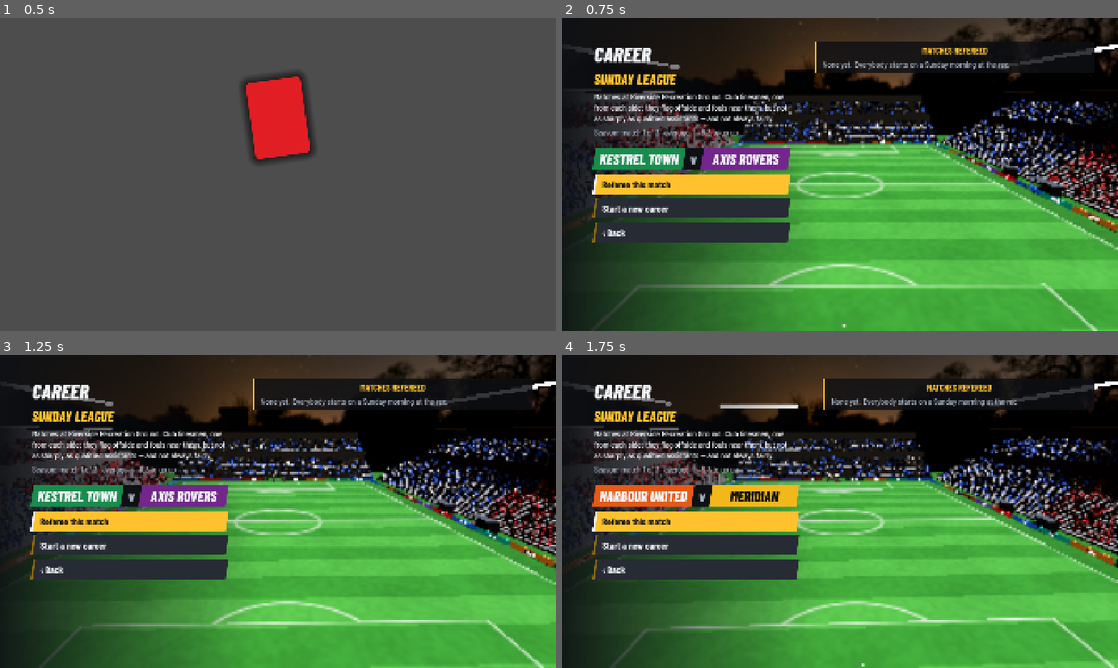
Above: before the commit, frames 1-4 (two rows, left to right).
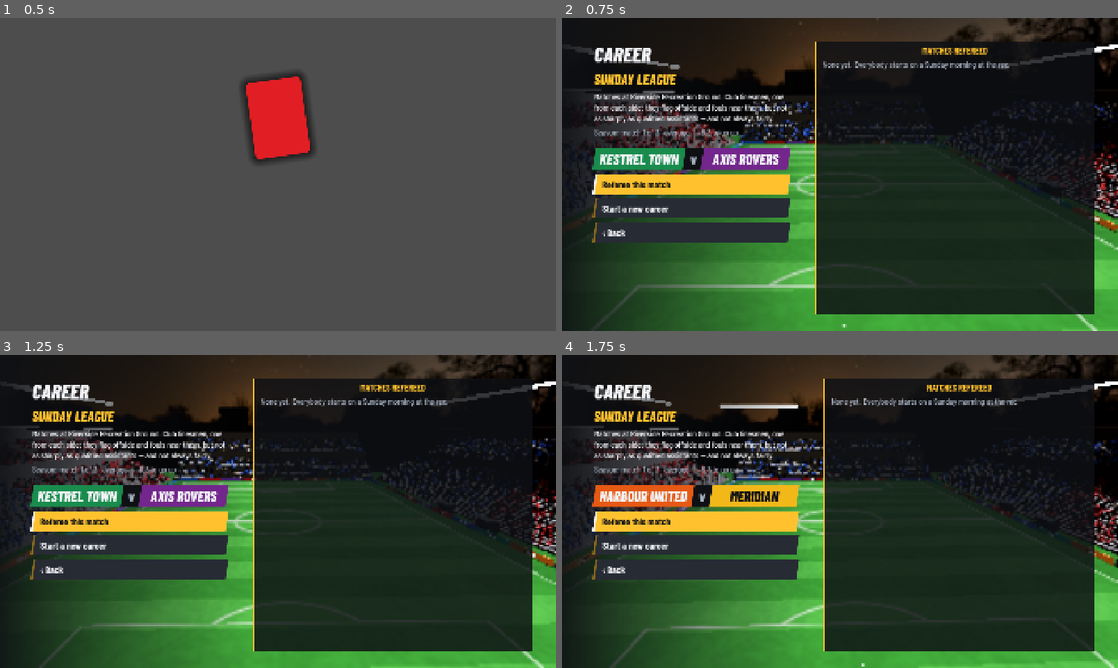
Above: after the commit, the same moments.

Repository: juslangit/red-card
Game: Godot game, scene res://scenes/boot.tscn
The game is run twice, just before and just after one commit, with the same random seed, the same clock (stepped at 60 frames per second) and the same inputs.
Inputs (mouse positions are in pixels of both pictures, inside the frame that each line leads up to):
- Up to frame 1 (0.5 s): no input
- Up to frame 2 (0.75 s): tap Enter at 0.5 s; move the mouse to (962, 158) at 0.52 s; hold D (rc_right) from 0.53 s (still down); hold Space (rc_advantage) from 0.53 s (still down); click (962, 158) at 0.67 s
- Up to frame 3 (1.25 s): keep holding D (rc_right); keep holding Space (rc_advantage); right-click (400, 495) at 0.8 s
- Up to frame 4 (1.75 s): release D (rc_right) at 1.25 s; release Space (rc_advantage) at 1.25 s; click "Start a new career" at 1.25 s

Frame 1 is identical in both runs. In frame 2, 28% of the frame differs, in the area x 45-96%, y 17-95%; in frame 3, 28%; in frame 4, 27%.

Commit message:
Put every verb on a key
Luqman played it and asked for the game to be keyboard friendly rather than
mouse-only. It was worse than it sounded: the whistle was the left mouse button
and the point the right, with no key at all, and looking about — which the
point depends on, since you give the restart you are looking at — could only be
done with a mouse or a pad. Without a mouse you could walk around and show
cards, and nothing else.

The whistle is F and the point is E, both beside the hand already on WASD, and
the arrow keys turn your head at the rate the right stick does. Nothing is
taken away: both still work on the mouse, and both spellings show wherever the
controls are listed — "LMB/F" on the HUD, "F or left click" on the pause and
settings screens — so neither kind of player has to guess at the other's.

Three things came with it. The settings page lists every verb down the right
column and the last of them had fallen off the bottom of the screen, so that
column scrolls now. Escape backs out of a menu page instead of needing the
mouse to find Back. And dev/checks/_controls.tscn holds it: every verb has a
key, no two verbs share one, and the two that were mouse-only still have their
mouse buttons.

Co-Authored-By: Claude Opus 5 <noreply@anthropic.com>

Diff:
--- /dev/null
+++ b/dev/checks/_controls.gd
@@ -0,0 +1,49 @@
+extends Node
+
+## Can the whole game be played from the keyboard?
+##
+##     Godot --headless --path . res://dev/checks/_controls.tscn
+##
+## Luqman played it on 2026-09-20 and asked for the game to be keyboard friendly rather
+## than mouse-only. It was worse than it sounded: the whistle and the point were on the
+## mouse buttons alone, and looking around — which the point depends on, since you give
+## the restart you are looking at — could only be done with a mouse or a pad. A referee
+## with no mouse could walk about and show cards and nothing else.
+##
+## So: every verb has a key, no two verbs share one, and the things a rebind must never
+## break — the pause key, and the fact that the mouse still works — hold.
+
+func _ready() -> void:
+	var settings := Settings.new()
+	Controls.ensure(settings)
+	var bad := 0
+	var claimed := {}
+	for action: StringName in Controls.ORDER:
+		var key := ""
+		var click := ""
+		for event in InputMap.action_get_events(action):
+			if event is InputEventKey:
+				var code: int = (event as InputEventKey).physical_keycode
+				if code != 0:
+					key = OS.get_keycode_string(code)
+			elif event is InputEventMouseButton:
+				click = "mouse"
+		if key == "":
+			bad += 1
+			print("BAD  %s has no key at all" % action)
+			continue
+		if claimed.has(key):
+			bad += 1
+			print("BAD  %s and %s are both on %s" % [action, claimed[key], key])
+		claimed[key] = action
+		print("     %-16s %-8s %s" % [action, key, click])
+	# The two that were mouse-only, and the ones that were nothing but a mouse.
+	for action: StringName in [&"rc_whistle", &"rc_point"]:
+		var has_click := false
+		for event in InputMap.action_get_events(action):
+			has_click = has_click or event is InputEventMouseButton
+		if not has_click:
+			bad += 1
+			print("BAD  %s lost its mouse button — the keyboard is an addition, not a swap" % action)
+	print("%d control problem(s)" % bad)
+	get_tree().quit(1 if bad > 0 else 0)
--- /dev/null
+++ b/dev/checks/_controls.tscn
@@ -0,0 +1,6 @@
+[gd_scene load_steps=2 format=3]
+
+[ext_resource type="Script" path="res://dev/checks/_controls.gd" id="1"]
+
+[node name="Check" type="Node"]
+script = ExtResource("1")
--- a/scripts/controls.gd
+++ b/scripts/controls.gd
@@ -8,9 +8,17 @@
 ## rebound from the settings screen without two verbs ending up on one key.
 ##
 ## The referee's body is the controller here. Moving is WASD and the left stick; looking
-## is the mouse and the right stick. The two most important verbs sit under the fingers
-## that are already on the mouse: the whistle is the left button and pointing is the
-## right, because a referee's whole vocabulary is a whistle and an arm.
+## is the mouse, the right stick or the arrow keys. The two most important verbs sit under
+## the fingers that are already on the mouse: the whistle is the left button and pointing
+## is the right, because a referee's whole vocabulary is a whistle and an arm.
+##
+## Every one of them is also on a key. Luqman played it on 2026-09-20 and asked for the
+## game to be keyboard friendly rather than mouse-only, and he was right: the whistle and
+## the point were on the mouse buttons alone, and looking around — which pointing depends
+## on, since you give the restart you are looking at — could only be done with a mouse.
+## Whistle is F and point is E, both beside the hand already on WASD, and the arrow keys
+## turn your head. dev/checks/_controls.tscn holds it to that: every verb reachable from
+## the keyboard, and no two verbs on one key.
 
 const UNBOUND := 0
 
@@ -21,8 +29,8 @@
 	&"rc_left": {"keys": [KEY_A], "axes": [[JOY_AXIS_LEFT_X, -1.0]], "label": "Move left"},
 	&"rc_right": {"keys": [KEY_D], "axes": [[JOY_AXIS_LEFT_X, 1.0]], "label": "Move right"},
 	&"rc_sprint": {"keys": [KEY_SHIFT], "buttons": [JOY_BUTTON_LEFT_STICK], "axes": [[JOY_AXIS_TRIGGER_LEFT, 1.0]], "label": "Sprint"},
-	&"rc_whistle": {"mouse": [MOUSE_BUTTON_LEFT], "buttons": [JOY_BUTTON_A], "label": "Whistle (hold: long whistle)"},
-	&"rc_point": {"mouse": [MOUSE_BUTTON_RIGHT], "buttons": [JOY_BUTTON_RIGHT_SHOULDER], "label": "Point — give the restart you are pointing at"},
+	&"rc_whistle": {"keys": [KEY_F], "mouse": [MOUSE_BUTTON_LEFT], "buttons": [JOY_BUTTON_A], "label": "Whistle (hold: long whistle)"},
+	&"rc_point": {"keys": [KEY_E], "mouse": [MOUSE_BUTTON_RIGHT], "buttons": [JOY_BUTTON_RIGHT_SHOULDER], "label": "Point — give the restart you are pointing at"},
 	&"rc_advantage": {"keys": [KEY_SPACE], "buttons": [JOY_BUTTON_X], "label": "Advantage — play on"},
 	&"rc_yellow": {"keys": [KEY_Y], "buttons": [JOY_BUTTON_DPAD_UP], "label": "Yellow card"},
 	&"rc_red": {"keys": [KEY_R], "buttons": [JOY_BUTTON_DPAD_DOWN], "label": "Red card"},
@@ -32,11 +40,18 @@
 	&"rc_sub": {"keys": [KEY_U], "buttons": [JOY_BUTTON_B], "label": "Allow substitution"},
 	&"rc_watch": {"keys": [KEY_TAB], "buttons": [JOY_BUTTON_BACK], "label": "Look at your watch (hold)"},
 	&"rc_notebook": {"keys": [KEY_N], "buttons": [JOY_BUTTON_RIGHT_STICK], "label": "Notebook"},
+	# Turning your head without a mouse. The stick is read straight from the pad's right
+	# axis in Referee, which is why these carry no axes of their own.
+	&"rc_look_left": {"keys": [KEY_LEFT], "label": "Look left"},
+	&"rc_look_right": {"keys": [KEY_RIGHT], "label": "Look right"},
+	&"rc_look_up": {"keys": [KEY_UP], "label": "Look up"},
+	&"rc_look_down": {"keys": [KEY_DOWN], "label": "Look down"},
 }
 
 const ORDER := [&"rc_whistle", &"rc_point", &"rc_advantage", &"rc_yellow", &"rc_red",
 	&"rc_wave", &"rc_indirect", &"rc_drop", &"rc_sub", &"rc_watch", &"rc_notebook",
-	&"rc_sprint", &"rc_forward", &"rc_back", &"rc_left", &"rc_right"]
+	&"rc_sprint", &"rc_forward", &"rc_back", &"rc_left", &"rc_right",
+	&"rc_look_left", &"rc_look_right", &"rc_look_up", &"rc_look_down"]
 
 
 static func ensure(settings: Settings = null) -> void:
@@ -90,25 +105,31 @@
 	return (keys[0] if not keys.is_empty() else KEY_NONE) as Key
 
 
+## The long spelling, for the pause screen and the settings list. A verb that has both a
+## key and a mouse button says both: the keyboard was added without taking the mouse away,
+## and a player who has been clicking all along should not have to guess that it still works.
 static func spelling(settings: Settings, action: StringName) -> String:
 	var key := _key_of(settings, action)
+	var mouse: Array = DEFAULTS[action].get("mouse", [])
+	var click := ""
+	if not mouse.is_empty():
+		click = "left click" if int(mouse[0]) == MOUSE_BUTTON_LEFT else "right click"
 	if key == KEY_NONE:
-		var mouse: Array = DEFAULTS[action].get("mouse", [])
-		if not mouse.is_empty():
-			return "Left click" if int(mouse[0]) == MOUSE_BUTTON_LEFT else "Right click"
-		return "—"
-	return OS.get_keycode_string(key)
+		return click.capitalize() if click != "" else "—"
+	return "%s  or %s" % [OS.get_keycode_string(key), click] if click != "" else OS.get_keycode_string(key)
 
 
-## The short name of a verb's key for an on-screen prompt: "LMB", "Y", "SPACE".
+## The short name of a verb for an on-screen prompt: "LMB/F", "Y", "SPACE".
 static func short(settings: Settings, action: StringName) -> String:
 	var key := _key_of(settings, action)
+	var mouse: Array = DEFAULTS[action].get("mouse", [])
+	var click := ""
+	if not mouse.is_empty():
+		click = "LMB" if int(mouse[0]) == MOUSE_BUTTON_LEFT else "RMB"
 	if key == KEY_NONE:
-		var mouse: Array = DEFAULTS[action].get("mouse", [])
-		if not mouse.is_empty():
-			return "LMB" if int(mouse[0]) == MOUSE_BUTTON_LEFT else "RMB"
-		return "—"
-	return OS.get_keycode_string(key).to_upper()
+		return click if click != "" else "—"
+	var spelt := OS.get_keycode_string(key).to_upper()
+	return "%s/%s" % [click, spelt] if click != "" else spelt
 
 
 static func _fit(action: StringName, spec: Dictionary, instead := -1) -> void:
--- a/scripts/menu.gd
+++ b/scripts/menu.gd
@@ -14,6 +14,8 @@
 var _t := 0.0
 var _quick := {"level": 1, "home": 0, "away": 1}
 var _rebinding: StringName = &""
+## Which page is showing, so Escape knows whether there is anywhere to go back to.
+var _page_name := "main"
 var _rebind_button: Button
 
 
@@ -72,10 +74,19 @@
 	row.add_child(side_column)
 	_side_plate = PanelContainer.new()
 	_side_plate.add_theme_stylebox_override("panel", UiTheme.plate(UiTheme.ACCENT, 0.84))
+	_side_plate.size_flags_vertical = Control.SIZE_EXPAND_FILL
 	side_column.add_child(_side_plate)
+	# It scrolls. The settings page lists every verb in the game down this column, and with
+	# the four for looking about added on 2026-09-20 the last of them fell off the bottom of
+	# the screen where nothing could reach them.
+	var side_scroll := ScrollContainer.new()
+	side_scroll.horizontal_scroll_mode = ScrollContainer.SCROLL_MODE_DISABLED
+	side_scroll.size_flags_vertical = Control.SIZE_EXPAND_FILL
+	_side_plate.add_child(side_scroll)
 	_side = VBoxContainer.new()
 	_side.add_theme_constant_override("separation", 12)
-	_side_plate.add_child(_side)
+	_side.size_flags_horizontal = Control.SIZE_EXPAND_FILL
+	side_scroll.add_child(_side)
 
 	var page: String = Game.pending.get("page", "")
 	match page:
@@ -127,6 +138,7 @@
 
 
 func _main() -> void:
+	_page_name = "main"
 	_clear()
 	_page.add_child(_logo())
 	_page.add_child(_gap(30))
@@ -158,6 +170,7 @@
 # --- career -----------------------------------------------------------------------------
 
 func _career() -> void:
+	_page_name = "career"
 	_clear()
 	var career := Game.career
 	_page.add_child(Menus.title("CAREER"))
@@ -267,6 +280,7 @@
 # --- training and challenges ------------------------------------------------------------
 
 func _list(mode: String) -> void:
+	_page_name = mode
 	_clear()
 	_page.add_child(Menus.title("TRAINING GROUND" if mode == "training" else "CHALLENGES"))
 	_page.add_child(Menus.text("One signal at a time, with instructions." if mode == "training" else "One real refereeing problem each. No hints.", UiTheme.BODY))
@@ -293,6 +307,7 @@
 # --- settings ---------------------------------------------------------------------------
 
 func _settings() -> void:
+	_page_name = "settings"
 	_clear()
 	var s := Game.settings
 	_page.add_child(Menus.title("SETTINGS"))
@@ -340,6 +355,12 @@
 		_rebinding = &""
 		_settings()
 		get_viewport().set_input_as_handled()
+		return
+	# Escape goes back a page, the way it does everywhere else. Without it the only way off
+	# a page was to find the Back button with the mouse.
+	if event.is_action_pressed(&"ui_cancel") and _page_name != "main":
+		_main()
+		get_viewport().set_input_as_handled()
 
 
 func _slider(label: String, lo: float, hi: float, value: float, on_change: Callable) -> Control:
@@ -360,6 +381,7 @@
 
 
 func _credits() -> void:
+	_page_name = "credits"
 	_clear()
 	_page.add_child(Menus.title("CREDITS"))
 	_page.add_child(Menus.text("Red Card — made by Luqman Hakeem with Claude.\nBuilt in Godot 4.7.", UiTheme.BODY, UiTheme.CHALK))
--- a/scripts/pause_menu.gd
+++ b/scripts/pause_menu.gd
@@ -77,7 +77,7 @@
 	box.add_child(UiTheme.label("THE REFEREE'S CONTROLS", UiTheme.HEADING, UiTheme.ACCENT, UiTheme.heavy()))
 	var lines := [
 		["WASD", "Move · Shift to sprint"],
-		["Mouse", "Look — look down to see your body"],
+		["Mouse · ← ↑ ↓ →", "Look — look down to see your body"],
 	]
 	for action in [&"rc_whistle", &"rc_point", &"rc_advantage", &"rc_yellow", &"rc_red", &"rc_wave",
 			&"rc_indirect", &"rc_drop", &"rc_sub", &"rc_watch", &"rc_notebook"]:
@@ -86,7 +86,7 @@
 		var row := HBoxContainer.new()
 		row.add_theme_constant_override("separation", 20)
 		var key := UiTheme.label(line[0], UiTheme.BODY, UiTheme.CHALK, UiTheme.heavy())
-		key.custom_minimum_size = Vector2(170, 0)
+		key.custom_minimum_size = Vector2(250, 0)
 		key.horizontal_alignment = HORIZONTAL_ALIGNMENT_LEFT
 		row.add_child(key)
 		var meaning := Menus.text(line[1], UiTheme.SMALL, UiTheme.MUTED)
--- a/scripts/referee.gd
+++ b/scripts/referee.gd
@@ -249,7 +249,14 @@
 	if _whistle_down >= 0.0:
 		_whistle_down += delta
 	_pad_look = Vector2(Input.get_joy_axis(0, JOY_AXIS_RIGHT_X), Input.get_joy_axis(0, JOY_AXIS_RIGHT_Y))
-	if _pad_look.length() > 0.15 and enabled and not scripted:
+	if _pad_look.length() < 0.15:
+		_pad_look = Vector2.ZERO
+	# The arrow keys turn your head, at the same rate as the stick. Pointing gives the
+	# restart you are looking at, so without this the game could not be played without a
+	# mouse at all.
+	if enabled and not scripted:
+		_pad_look += Input.get_vector(&"rc_look_left", &"rc_look_right", &"rc_look_up", &"rc_look_down")
+	if _pad_look.length() > 0.01 and enabled and not scripted:
 		yaw -= _pad_look.x * 2.6 * delta
 		pitch -= _pad_look.y * 2.0 * delta * (-1.0 if settings.invert_y else 1.0)
 		pitch = clampf(pitch, deg_to_rad(-82.0), deg_to_rad(70.0))
